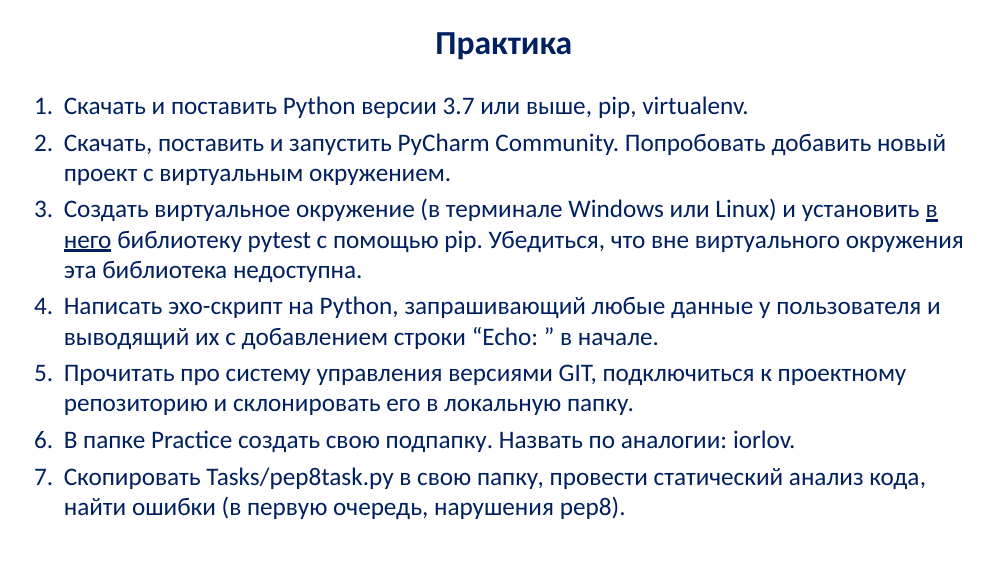
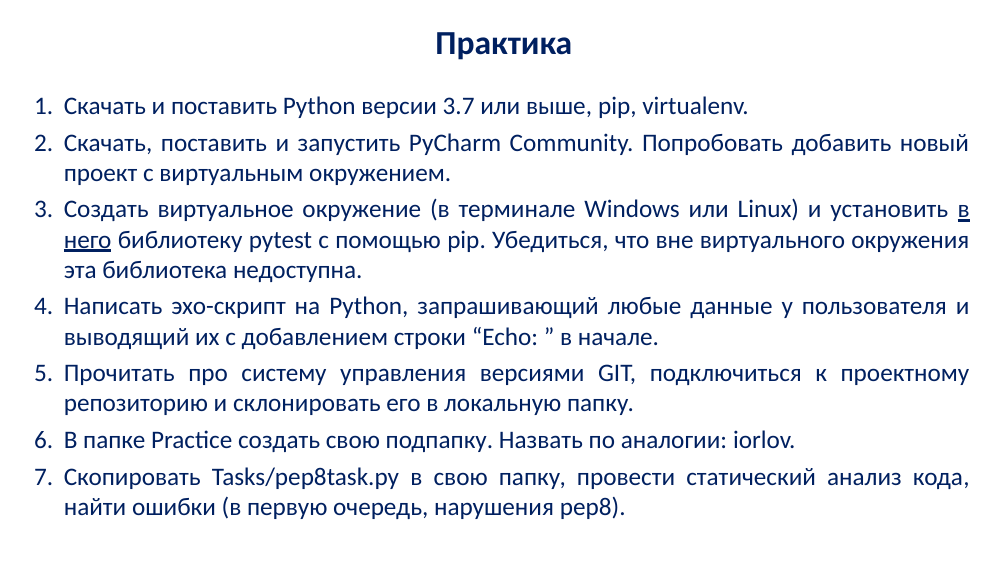
Before and after one commit to cclauss/PythonCourseSTM, a slide deck: slide 26 of Lectures/py_lec_1.pptx. Drawn at 1008x567 pixels with LibreOffice and Linux fonts; fonts in the diff are those of the drawing; background and template pictures are left out. Boxes give left, top, right and bottom in pixels: in the first picture for what was removed or moved away, otherwise in the second. Text is boxed around its words. In the diff, an @@ line names an element or a change of style, - is before the commit and + after.

```diff
--- a/Lectures/py_lec_1.pptx
+++ b/Lectures/py_lec_1.pptx
@@ text "Скачать и поставить Python версии ..." at (64,96,970,519): alignment left to justified @@
```
Also in this commit, not shown: 6 other slides changed, 2 other files.
